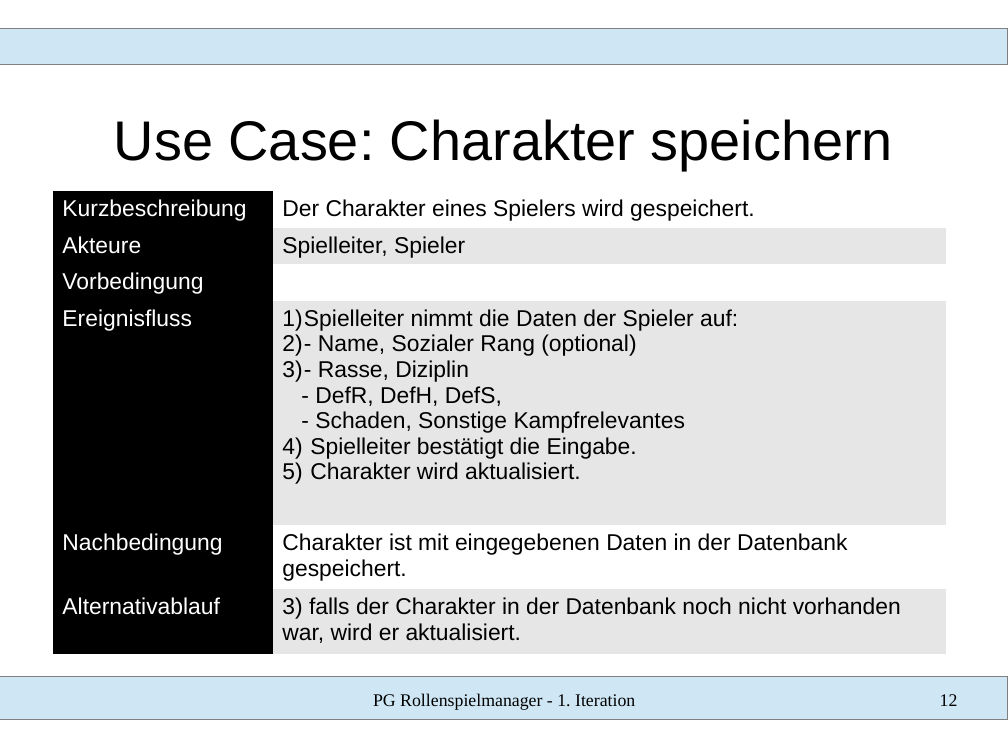
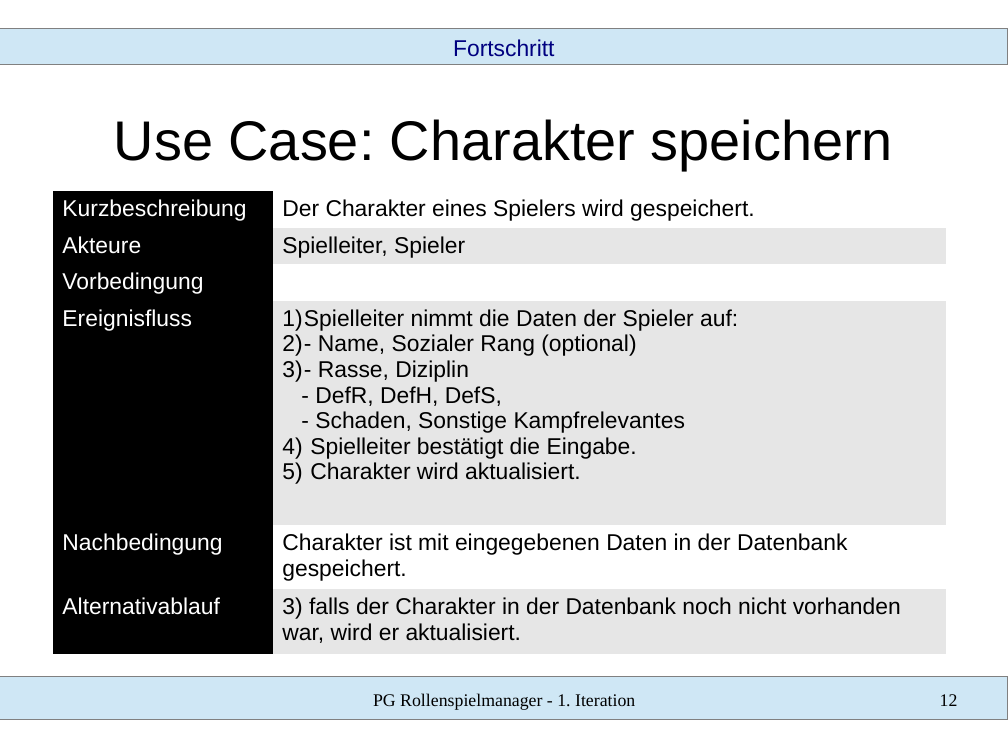
Before and after one commit to SWT-Projektgruppe-2015/Rollenspielmanager, a slide deck: slide 12 of Dokumente/01 Iteration/vortrag.odp. Drawn at 1008x756 pixels with LibreOffice and Linux fonts; fonts in the diff are those of the drawing. Boxes give left, top, right and bottom in pixels: in the first picture for what was removed or moved away, otherwise in the second. Text is boxed around its words. In the diff, an @@ line names an element or a change of style, - is before the commit and + after.

```diff
--- a/Dokumente/01 Iteration/vortrag.odp
+++ b/Dokumente/01 Iteration/vortrag.odp
@@ text added at <box>453,39,554,57</box>, 18 pt, text #000080 @@
+Fortschritt
```
Also in this commit, not shown: 13 other slides changed, 2 slides added.
